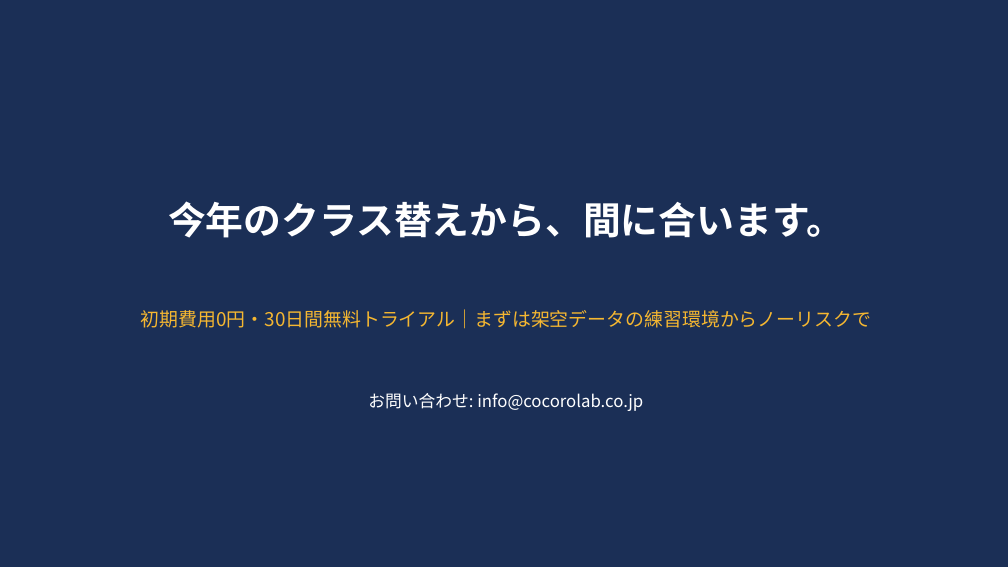
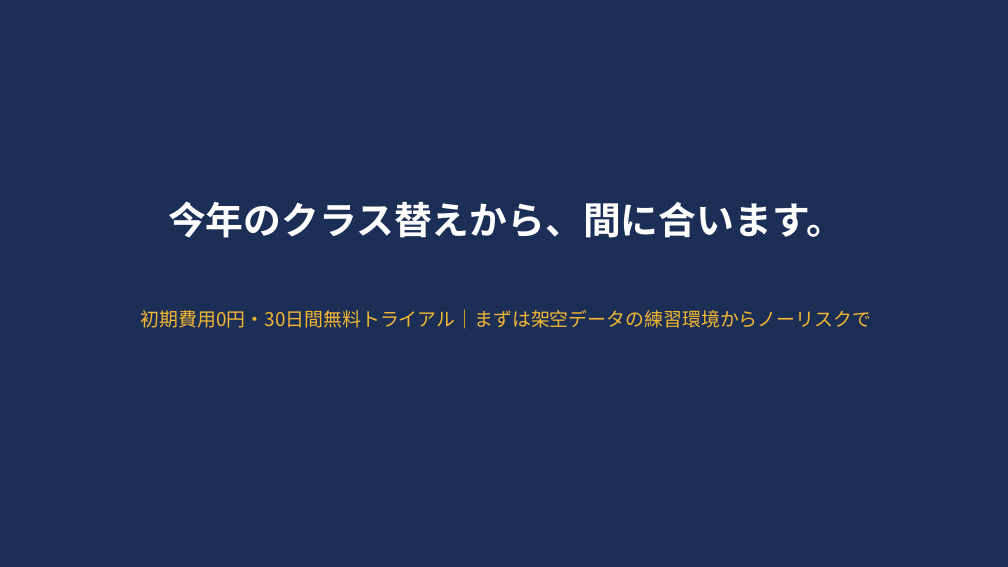
Before and after one commit to mochamofu/School-SysteBalances, a slide deck: slide 14 of docs/02_営業・商談資料/積立金入力アシスタント_説明スライド.pptx. Drawn at 1008x567 pixels with LibreOffice and Linux fonts; fonts in the diff are those of the drawing. Boxes give left, top, right and bottom in pixels: in the first picture for what was removed or moved away, otherwise in the second. Text is boxed around its words. In the diff, an @@ line names an element or a change of style, - is before the commit and + after.

```diff
--- a/docs/02_営業・商談資料/積立金入力アシスタント_説明スライド.pptx
+++ b/docs/02_営業・商談資料/積立金入力アシスタント_説明スライド.pptx
@@ text removed at [368,393,643,411] @@
-お問い合わせ: info@cocorolab.co.jp
```
Also in this commit, not shown: 1 slide added, 1 slide removed, 5 other files.
